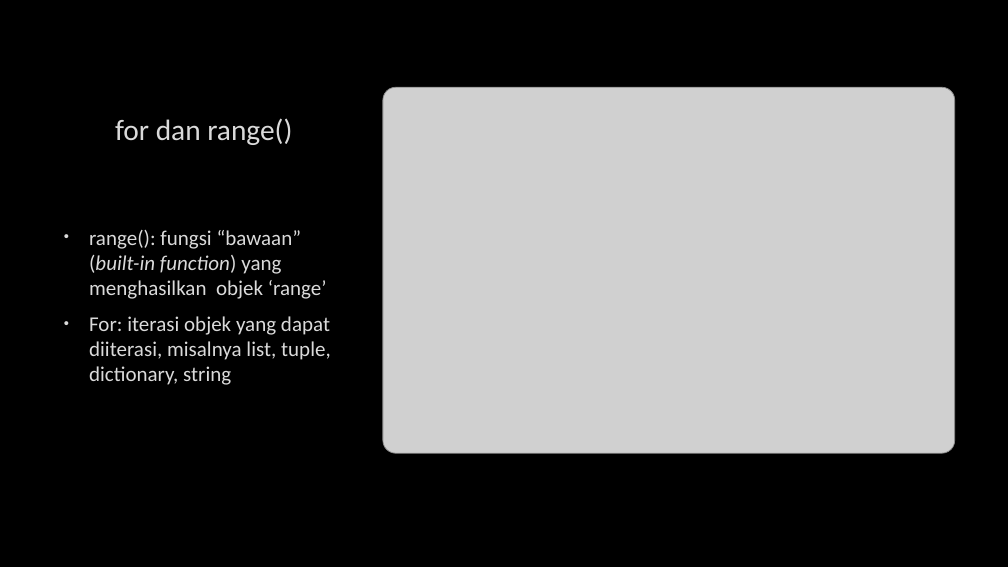
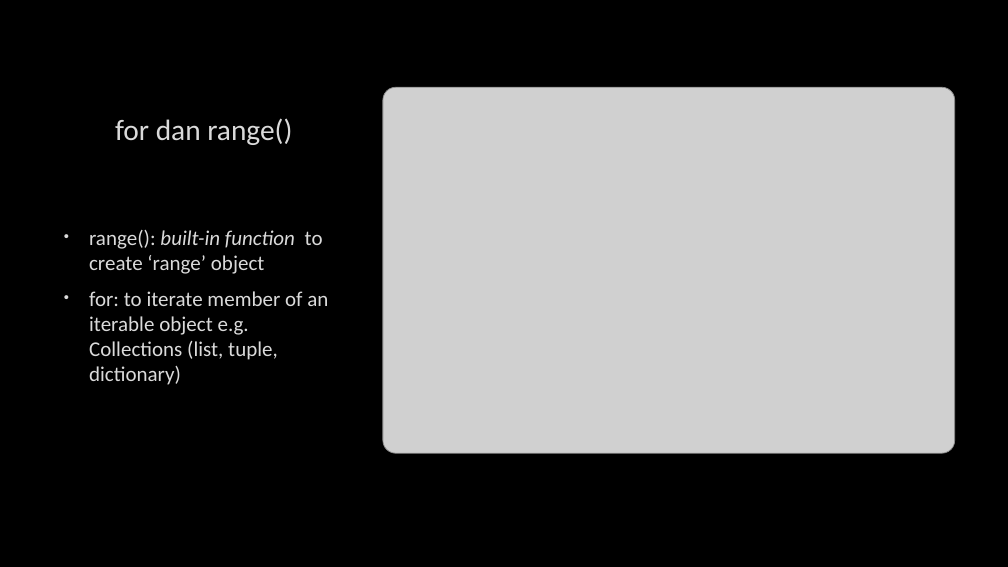
Before and after one commit to msiahaan/Python101, a slide deck: slide 12 of Python101_02_Col_Loop.pptx. Drawn at 1008x567 pixels with LibreOffice and Linux fonts; fonts in the diff are those of the drawing; grey boxes stand for pictures; background and template pictures are left out. Boxes give left, top, right and bottom in pixels: in the first picture for what was removed or moved away, otherwise in the second. Text is boxed around its words. In the diff, an @@ line names an element or a change of style, - is before the commit and + after.

```diff
--- a/Python101_02_Col_Loop.pptx
+++ b/Python101_02_Col_Loop.pptx
@@ text at <box>89,230,328,385</box>: text changed @@
-• range(): fungsi “bawaan” (built-in function) yang menghasilkan objek ‘range’
-• For: iterasi objek yang dapat diiterasi, misalnya list, tuple, dictionary, string
+• range(): built-in function to create ‘range’ object
+• for: to iterate member of an iterable object e.g. Collections (list, tuple, dictionary)
```
Also in this commit, not shown: 7 other slides changed, 2 other files.
